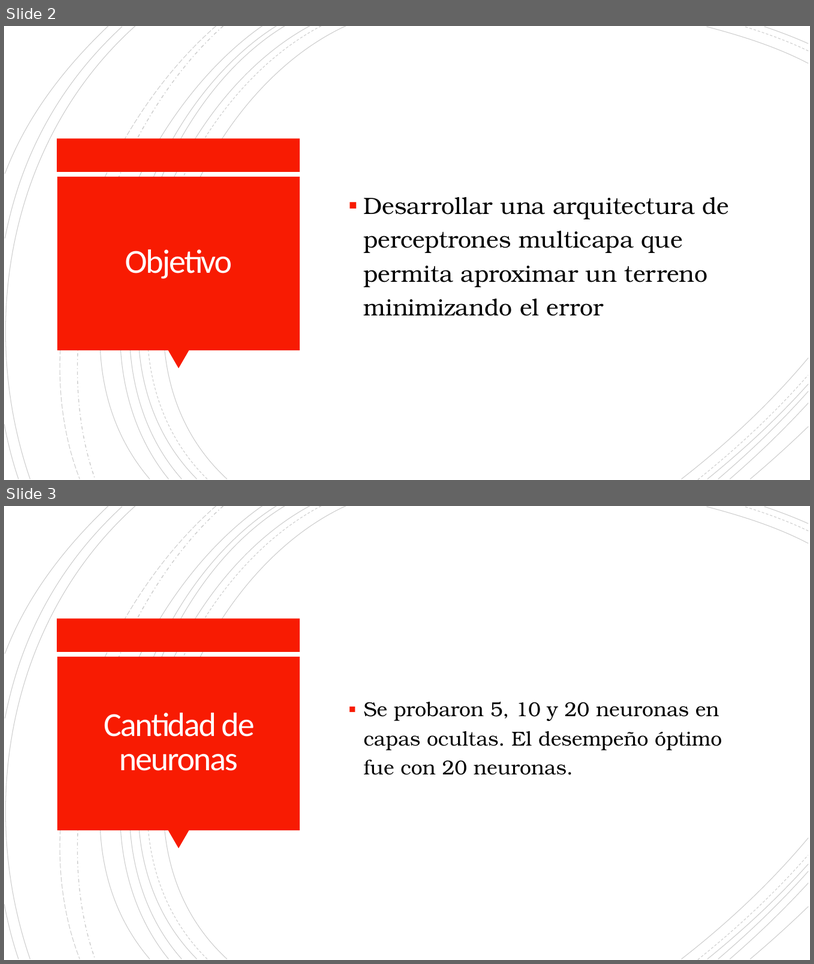
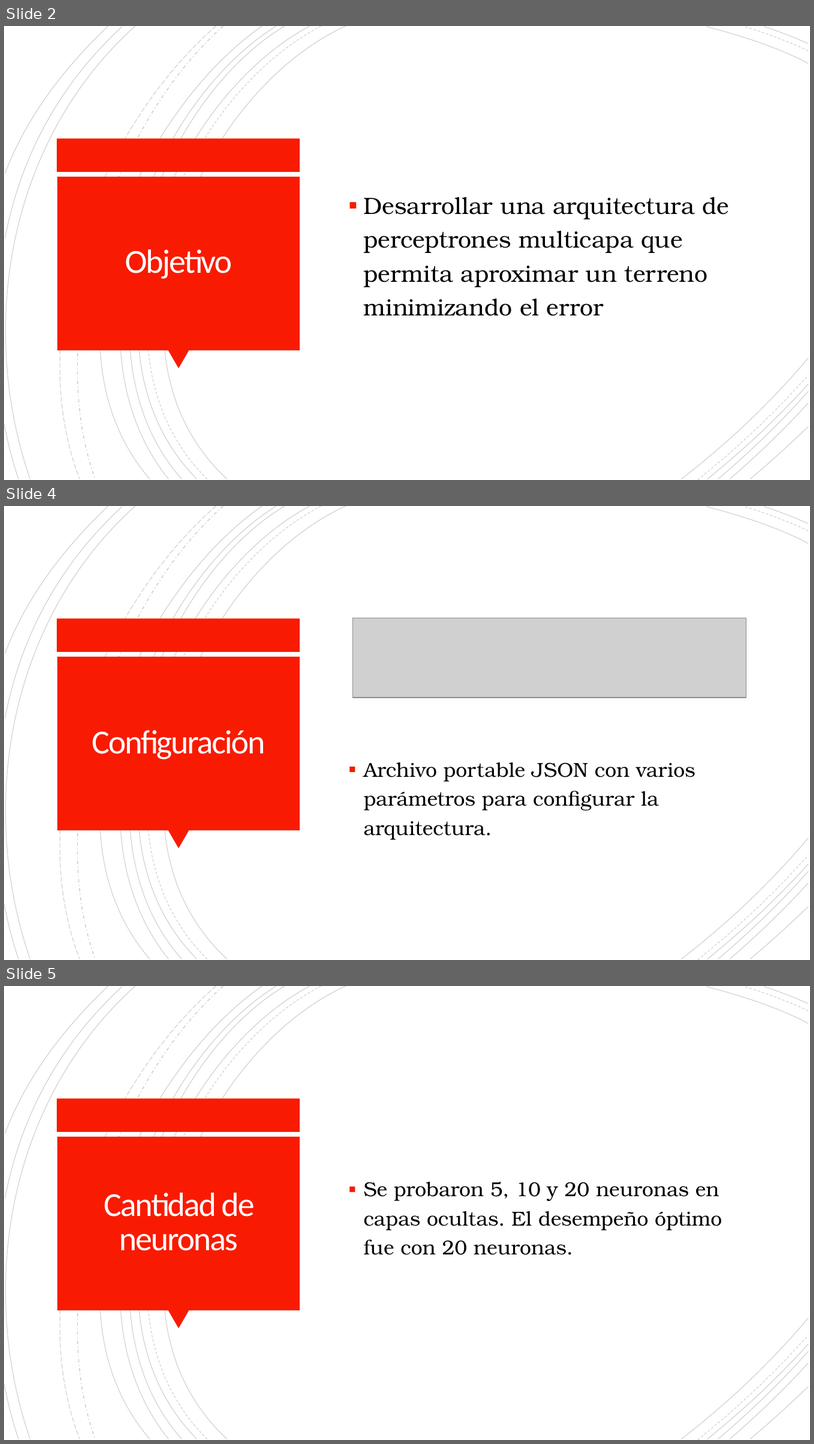
Before and after one commit to ramadis/sia, a slide deck: TP PARTE 2/presentacion.pptx. Shown one above the other, each under a label of ours: slides 2 and 3 before the commit, slides 2, 4 and 5 after it; the slides between them are not shown. The pictures are 814x964 and 814x1444 pixels, drawn with LibreOffice and Linux fonts; fonts in the diff are those of the drawing; grey boxes stand for pictures. Boxes give left, top, right and bottom in pixels: in the first picture for what was removed or moved away, otherwise in the second. Text is boxed around its words. In the diff, an @@ line names an element or a change of style, - is before the commit and + after.

```diff
--- a/TP PARTE 2/presentacion.pptx
+++ b/TP PARTE 2/presentacion.pptx
@@ slide 4 added at (4,506,810,960), background #FFFFFF; not listed: 18 template elements that a slide beside it also shows @@
@@ rectangle added at (4,506,810,960), fill #FFFFFF @@
@@ group added at (4,506,809,960): 21 freeform shapes @@
@@ rectangle added at (342,559,757,756), fill #FFFFFF @@
@@ rectangle added at (57,619,300,652), fill #F81B02 @@
@@ picture added at (353,618,747,698) @@
@@ rectangle added at (57,657,300,830), fill #F81B02 @@
@@ title added at (92,730,265,759), 40 pt, text #FFFEFF @@
+Configuración
@@ text added at (364,762,696,840), 24 pt, text #000000 @@
+▪ Archivo portable JSON con varios parámetros para configurar la arquitectura.
@@ triangle added at (168,830,189,849), fill #F81B02 @@
@@ what was slide 3 is now slide 5 @@
```
Also in this commit, not shown: 2 slides changed, 1 other slide added, 1 slide removed, 1 other file.
